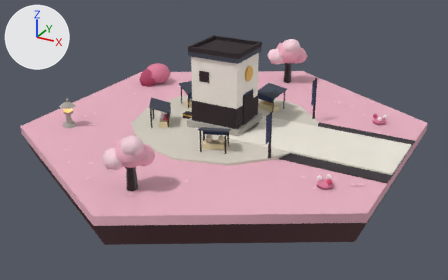
Two versions of the glTF model assets/sakura/tiles/tile_base_merchant.glb, one commit apart.
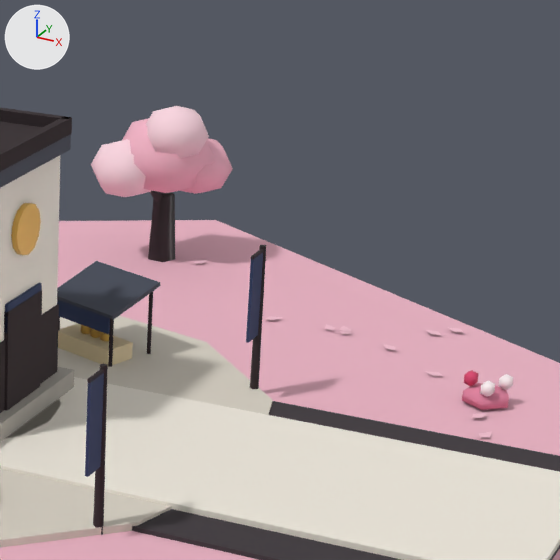
The first picture shows the older version from a 50 mm camera at (1.358, -2.481, 1.157) aimed at (0.032, -0.07, -0.049). The close-ups show the older and then the newer version on the part from 54% to 89% of the width and 3% to 60% of the height of that picture. Only the edits that show in the close-ups are written down. Lighting does not change. The marker at upper left points along +X, +Y and +Z. Where no turn or scale is listed for an object, it has been applied to the vertices.

In view in the first close-up: 'banner_s_cloth', 'courtyard', 'deco_tree_1_blossom_0', 'deco_tree_1_blossom_1', 'deco_tree_1_blossom_2', 'deco_tree_1_blossom_3', 'deco_tree_1_branch', 'deco_tree_1_trunk', 'ground', 'road_surface_0', 'road_verge_0', 'stall_0_awning', 'warehouse_body', 'warehouse_door', 'warehouse_plinth' and 25 more.
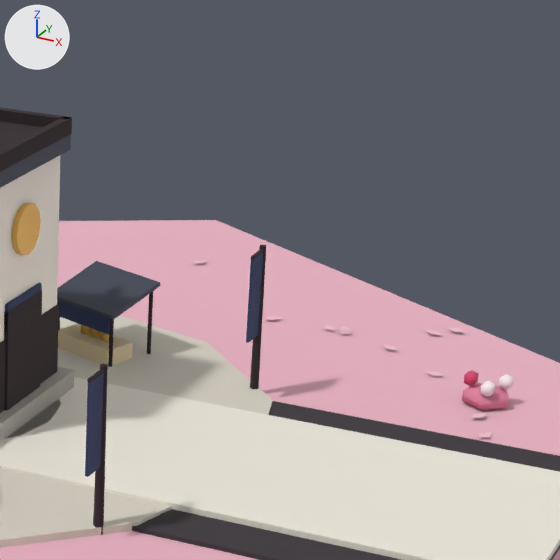
Where the newer file only moved an object's origin or applied its transform, the numbers keep the older frame.

Changed parts and their boxes (x1, y1, x2, y2) in the close-ups (560 x 560 px):
'deco_tree_1_blossom_0', deleted (pink)
    before: (122, 118, 215, 193)
'deco_tree_1_blossom_3', deleted
    before: (146, 106, 209, 158)
'deco_tree_1_blossom_1', deleted
    before: (91, 139, 151, 197)
'deco_tree_1_trunk', deleted
    before: (148, 192, 175, 262)
'deco_tree_1_blossom_2', deleted (pink)
    before: (179, 138, 233, 194)
'deco_tree_1_branch', deleted (mostly hidden)
    before: (150, 191, 164, 203)

What changed in the scene script:
```text
Remove ob_deco_tree_1_trunk:
    ob_deco_tree_1_trunk = bpy.data.objects.new('deco_tree_1_trunk', me_mesh_76)
    ob_deco_tree_1_trunk.location = (0.0, 0.76, 0.056)
Remove ob_deco_tree_1_branch:
    ob_deco_tree_1_branch = bpy.data.objects.new('deco_tree_1_branch', me_mesh_77)
    ob_deco_tree_1_branch.location = (-0.009, 0.74, 0.123)
Remove ob_deco_tree_1_blossom_0:
    ob_deco_tree_1_blossom_0 = bpy.data.objects.new('deco_tree_1_blossom_0', me_mesh_78)
    ob_deco_tree_1_blossom_0.location = (0.0, 0.76, 0.178)
Remove ob_deco_tree_1_blossom_1:
    ob_deco_tree_1_blossom_1 = bpy.data.objects.new('deco_tree_1_blossom_1', me_mesh_79)
    ob_deco_tree_1_blossom_1.location = (-0.053, 0.722, 0.156)
Remove ob_deco_tree_1_blossom_2:
    ob_deco_tree_1_blossom_2 = bpy.data.objects.new('deco_tree_1_blossom_2', me_mesh_80)
    ob_deco_tree_1_blossom_2.location = (0.041, 0.797, 0.156)
Remove ob_deco_tree_1_blossom_3:
    ob_deco_tree_1_blossom_3 = bpy.data.objects.new('deco_tree_1_blossom_3', me_mesh_81)
    ob_deco_tree_1_blossom_3.location = (0.026, 0.736, 0.223)
```
